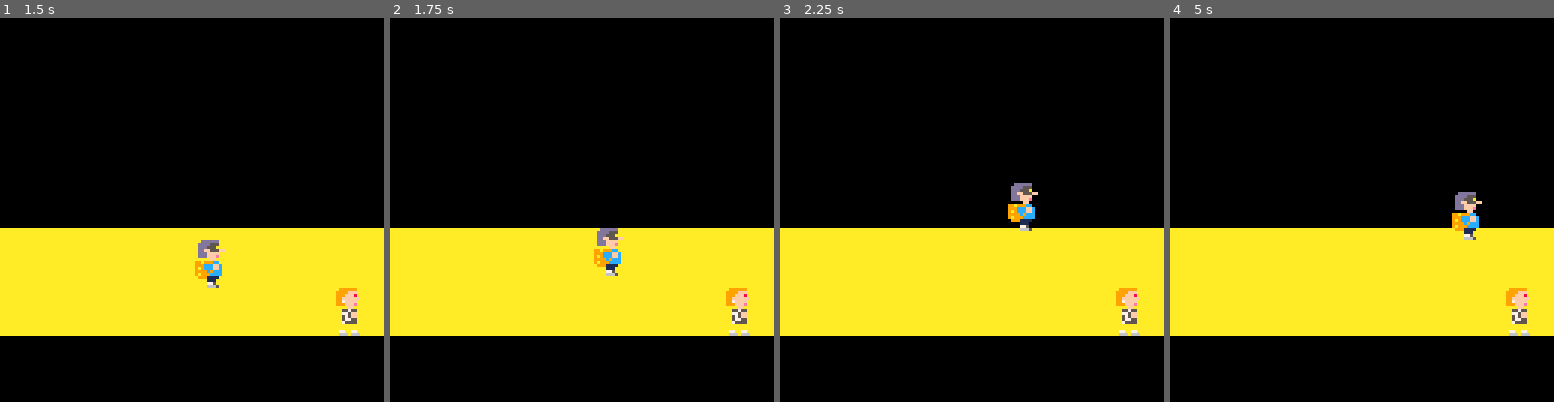
Above: before the commit, frames 1-4 (left to right).
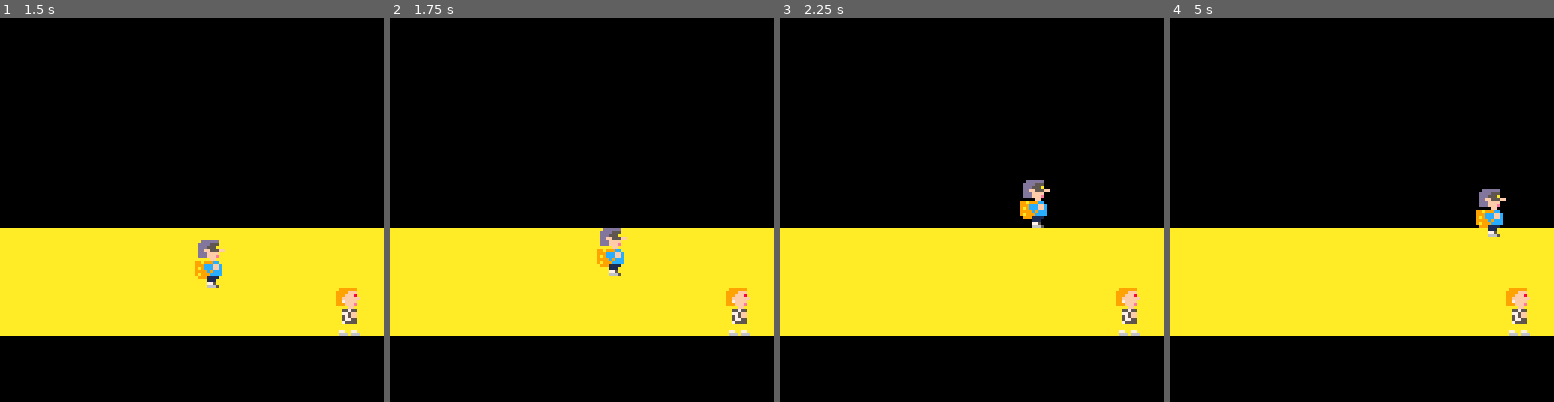
Above: after the commit, the same moments.

Repository: pablonauta/laboratorio2
Game: PICO-8 cartridge test.p8
The game is run twice, just before and just after one commit, with the same random seed, the same clock (stepped at 60 frames per second) and the same inputs.
Inputs:
- Up to frame 1 (1.5 s): tap O (Z key) at 0.7 s
- Up to frame 2 (1.75 s): hold Right from 1.6 s (still down); tap O (Z key) at 1.7 s
- Up to frame 3 (2.25 s): release Right at 2.1 s; tap O (Z key) at 2.1 s; hold Up from 2.15 s (still down)
- Up to frame 4 (5 s): release Up at 2.42 s; hold Right 2.47-3.03 s; tap O (Z key) every 0.4 s from 2.5 to 4.9 s; hold Left 3.08-3.58 s; hold Down 3.63-3.97 s; hold Right 4.02-4.68 s; hold Up from 4.73 s (still down)

Frame 1 is identical in both runs. In frame 2, 0.4% of the frame differs, in the area x 53-62%, y 54-68%; in frame 3, 1.0%; in frame 4, 1.3%, in the area x 73-88%, y 44-58%.

Commit message:
moviendo las patitas

Diff:
--- a/test.p8
+++ b/test.p8
@@ -114,7 +114,7 @@
  j.x=64
  j.y=90
 
- j.vel=0.8
+ j.vel=1
 
  j.vz=0
  j.salto=4
